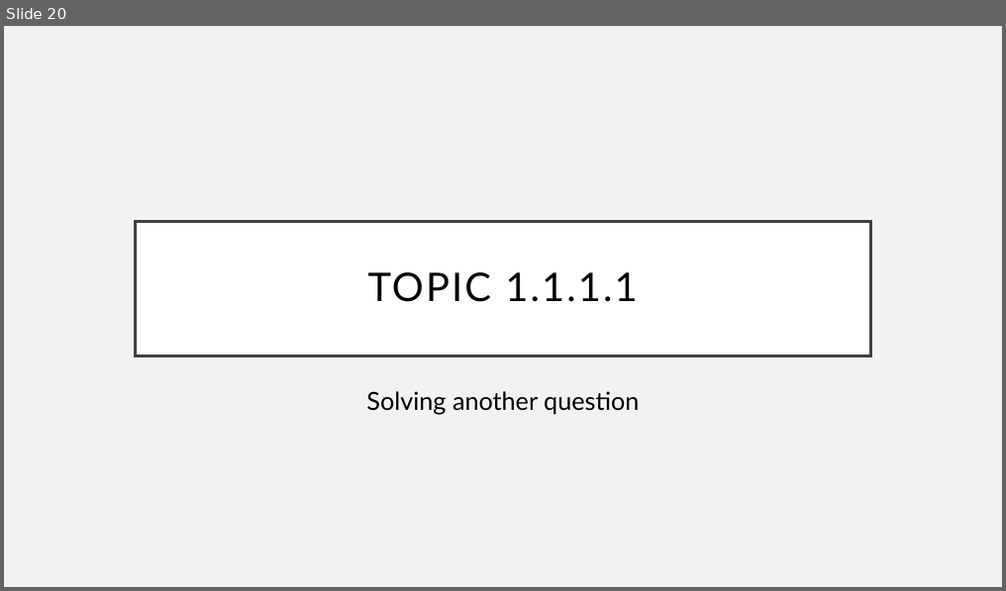
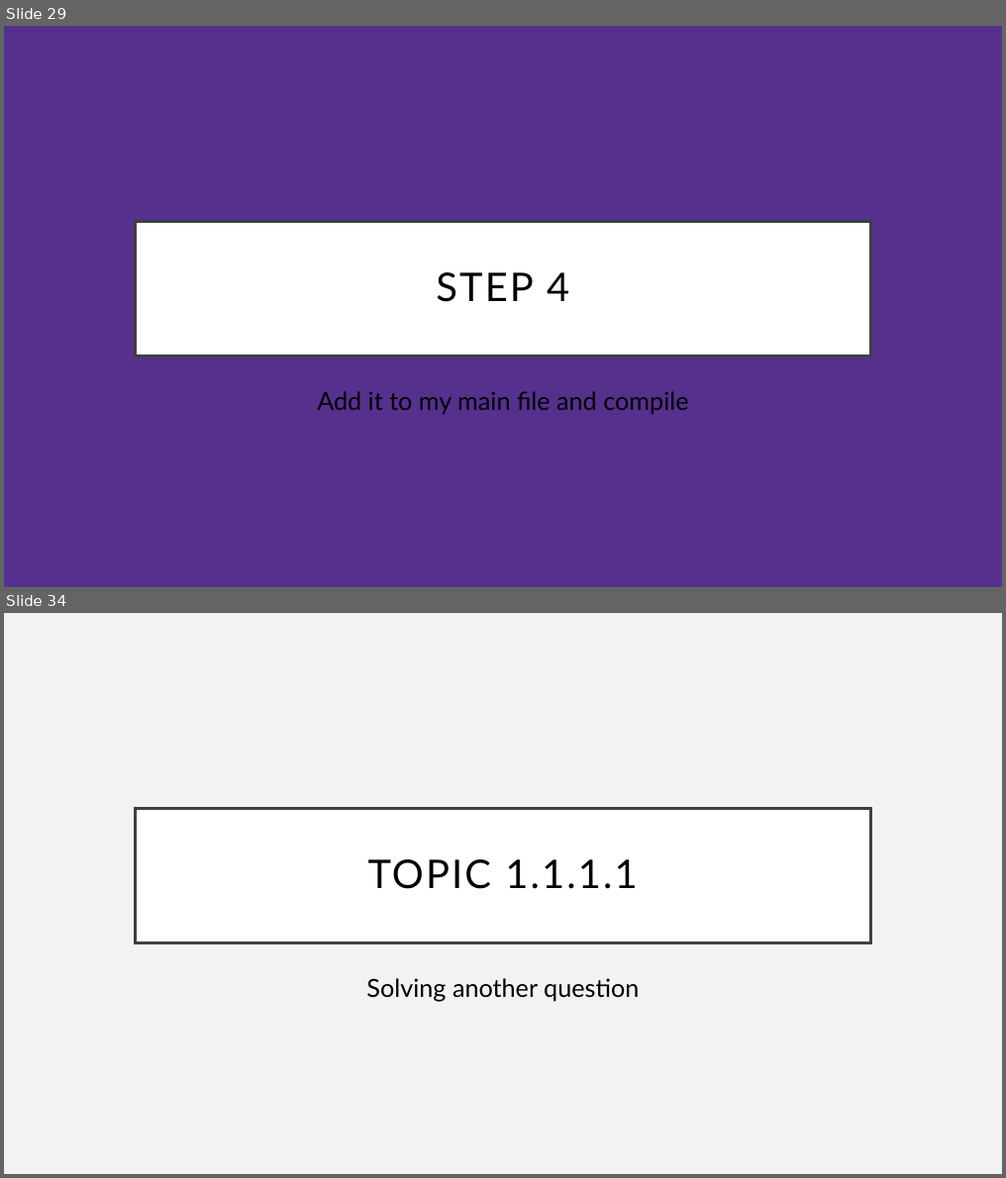
Before and after one commit to Equihua2211/I7266, a slide deck: 001_Slides/08_UART-USART.odp. Shown one above the other, each under a label of ours: slide 20 before the commit, slides 29 and 34 after it; the slides between them are not shown. The pictures are 1006x591 and 1006x1178 pixels, drawn with LibreOffice and Linux fonts; fonts in the diff are those of the drawing. Boxes give left, top, right and bottom in pixels: in the first picture for what was removed or moved away, otherwise in the second. Text is boxed around its words. In the diff, an @@ line names an element or a change of style, - is before the commit and + after.

```diff
--- a/001_Slides/08_UART-USART.odp
+++ b/001_Slides/08_UART-USART.odp
@@ slide 29 added at (x1=4, y1=26, x2=1002, y2=587), background #55308D @@
@@ title added at (x1=135, y1=221, x2=871, y2=356), fill #FFFFFF, outline #404040 3 pt, 38 pt, text #000000 @@
+STEP 4
@@ text added at (x1=317, y1=391, x2=688, y2=415), 24 pt, text #000000 @@
+Add it to my main file and compile
@@ what was slide 20 is now slide 34 @@
```
Also in this commit, not shown: 2 slides changed, 14 other slides added, 1 slide removed, 2 other files.
